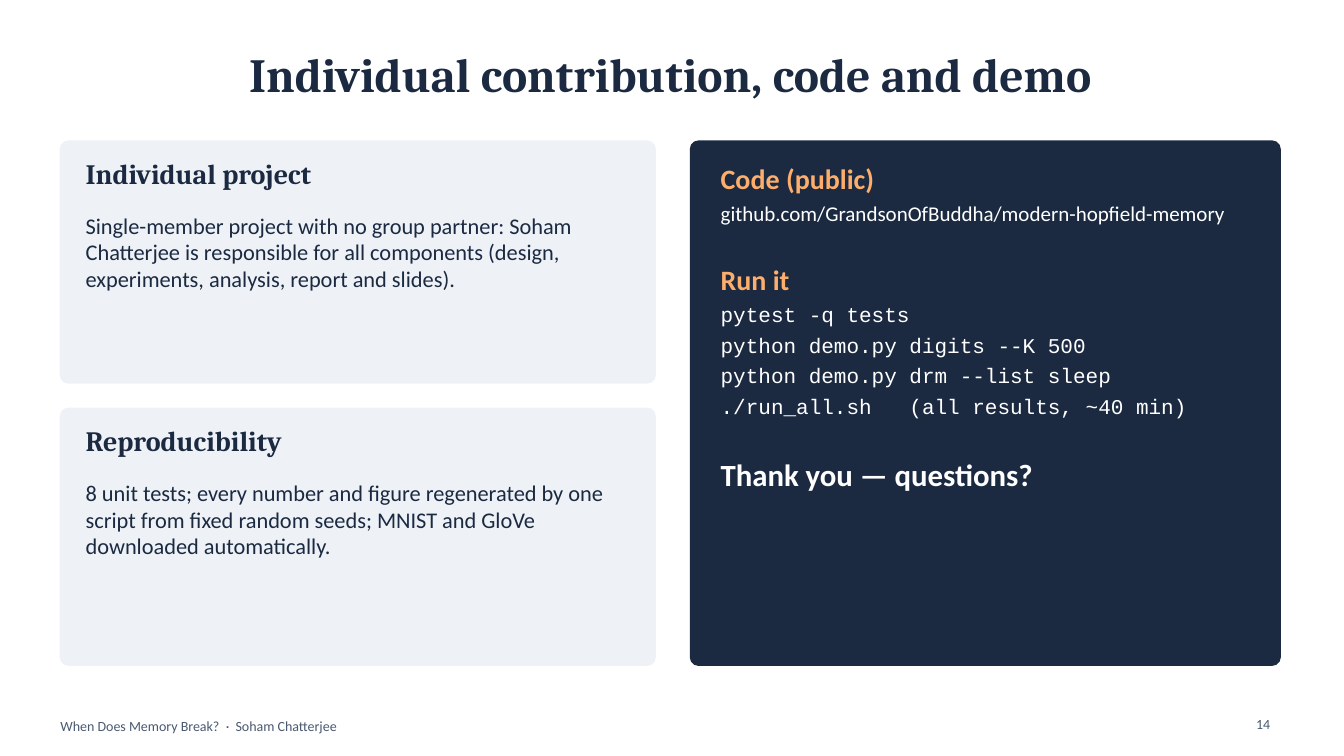
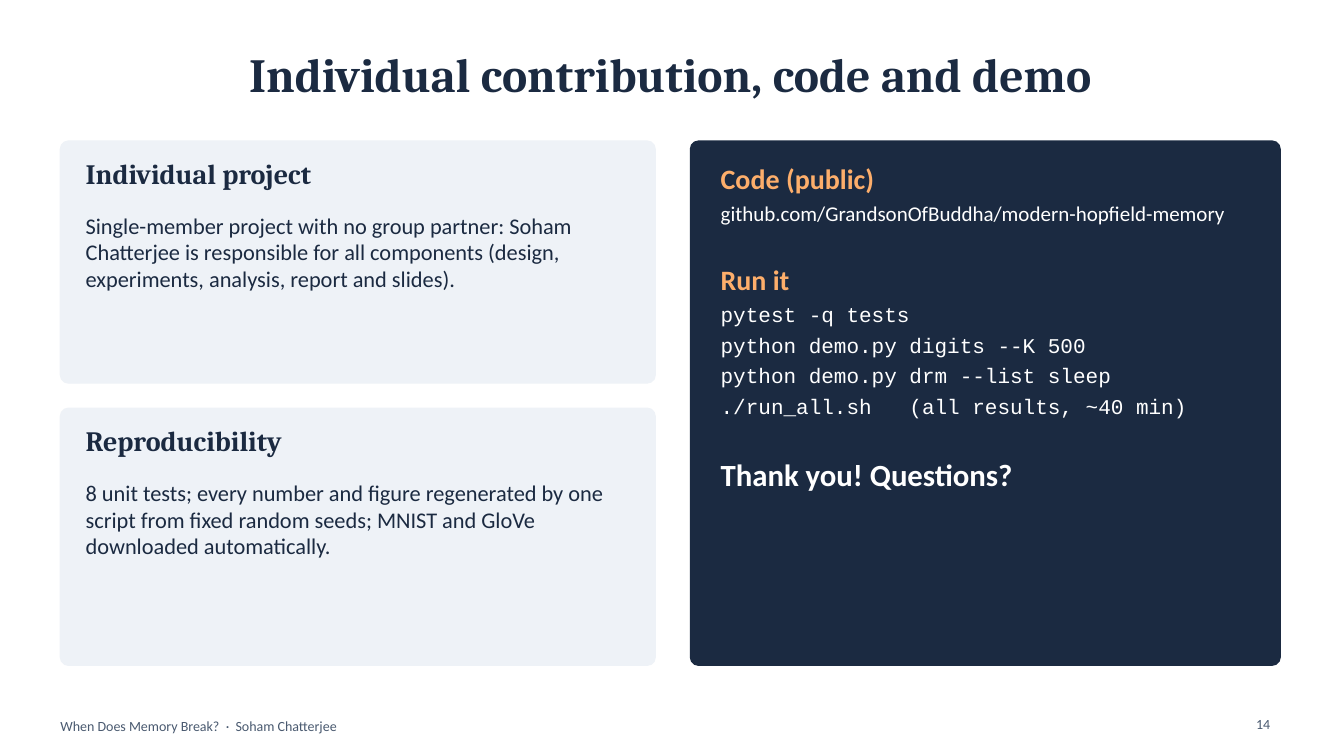
Before and after one commit to GrandsonOfBuddha/modern-hopfield-memory, a slide deck: slide 14 of slides/Hopfield_Memory_Presentation.pptx. Drawn at 1344x756 pixels with LibreOffice and Linux fonts; fonts in the diff are those of the drawing. Boxes give left, top, right and bottom in pixels: in the first picture for what was removed or moved away, otherwise in the second. Text is boxed around its words. In the diff, an @@ line names an element or a change of style, - is before the commit and + after.

```diff
--- a/slides/Hopfield_Memory_Presentation.pptx
+++ b/slides/Hopfield_Memory_Presentation.pptx
@@ text at (721,464,1013,491): text changed @@
-Thank you — questions?
+Thank you! Questions?
```
Also in this commit, not shown: 2 other files.
